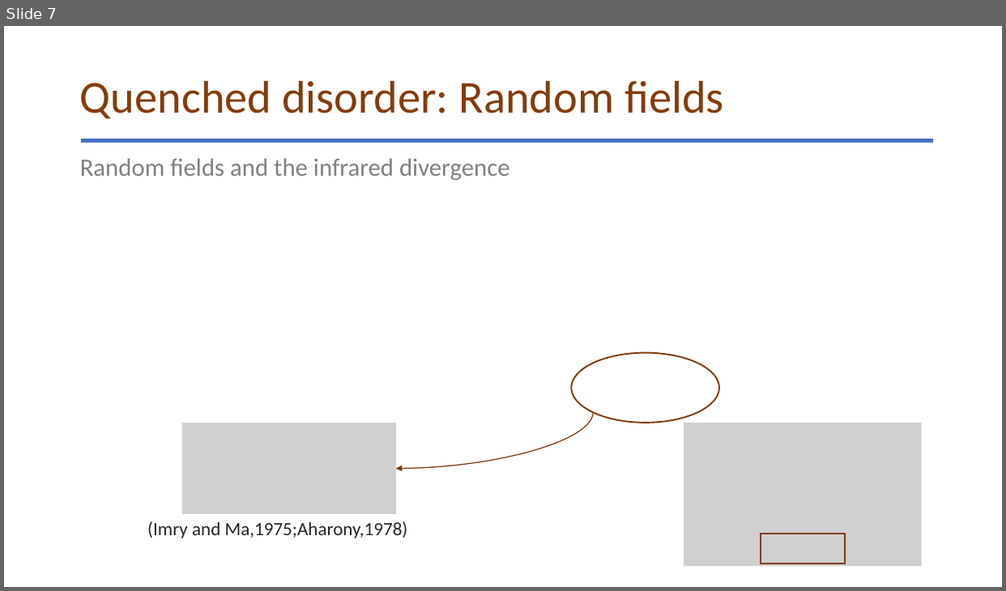
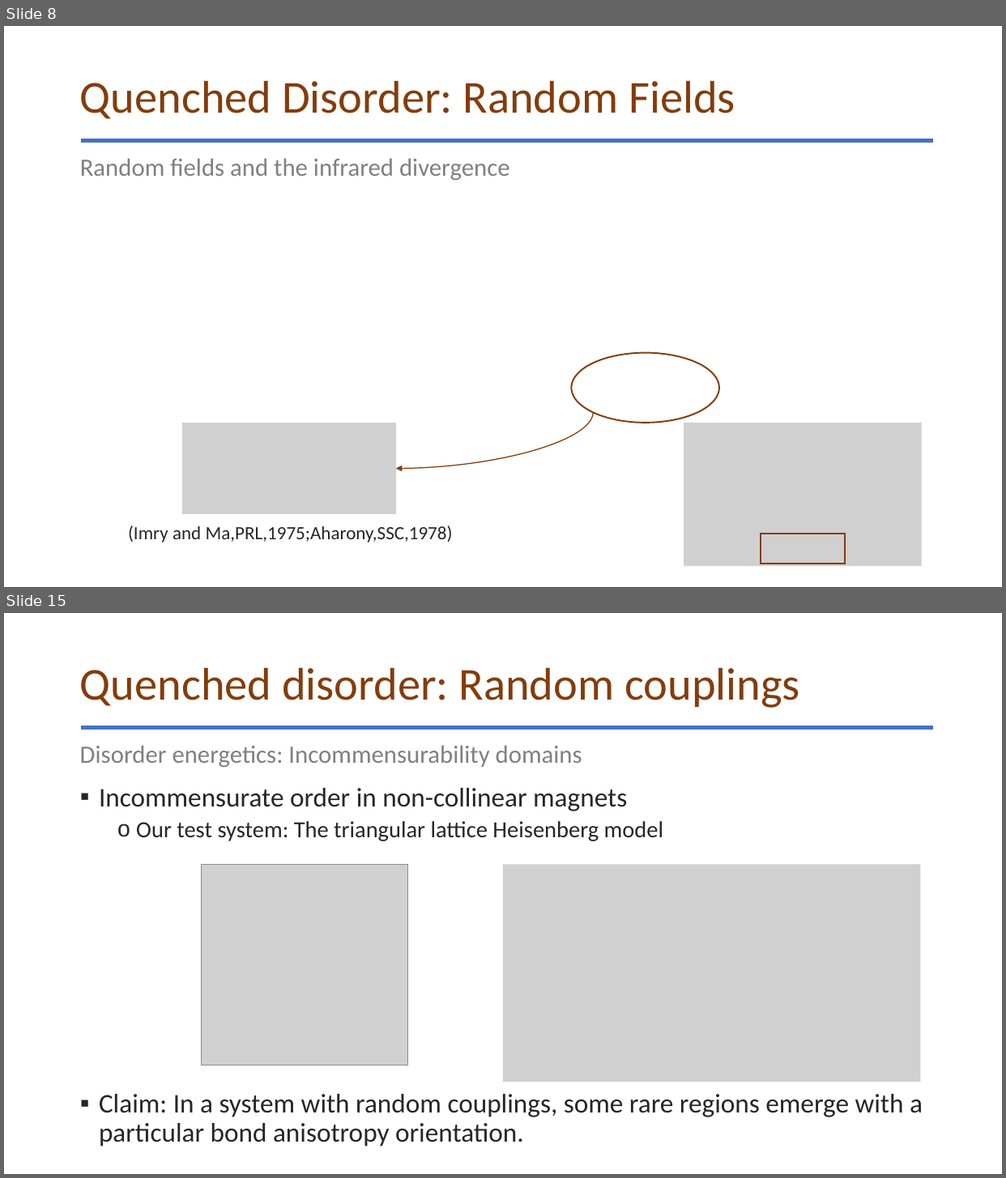
Before and after one commit to glacieant/disordered_triangular_swt, a slide deck: talk/disordered_non-collinear_magnet.pptx. Shown one above the other, each under a label of ours: slide 7 before the commit, slides 8 and 15 after it; the slides between them are not shown. The pictures are 1006x591 and 1006x1178 pixels, drawn with LibreOffice and Linux fonts; fonts in the diff are those of the drawing; grey boxes stand for pictures. Boxes give left, top, right and bottom in pixels: in the first picture for what was removed or moved away, otherwise in the second. Text is boxed around its words. In the diff, an @@ line names an element or a change of style, - is before the commit and + after.

```diff
--- a/talk/disordered_non-collinear_magnet.pptx
+++ b/talk/disordered_non-collinear_magnet.pptx
@@ slide 15 added at [4,613,1002,1174], background #FFFFFF @@
@@ title added at [80,667,800,708], 44 pt, text #843C0B @@
+Quenched disorder: Random couplings
@@ line added from (81, 727) to (934, 727), #4472C4 4.5 pt @@
@@ text added at [80,745,582,767], 24 pt, text #808080 @@
+Disorder energetics: Incommensurability domains
@@ text added at [99,788,923,1147], 25.9 pt, text #262626 @@
+▪ Incommensurate order in non-collinear magnets
+  o Our test system: The triangular lattice Heisenberg model
+▪ Claim: In a system with random couplings, some rare regions emerge with a particular bond anisotropy orientation.
@@ picture added at [202,865,408,1065] @@
@@ picture added at [503,865,921,1082] @@
@@ what was slide 7 is now slide 8 @@
@@ slide 8 changed as well @@
@@ title at [80,80,735,119]: text changed @@
-Quenched disorder: Random fields
+Quenched Disorder: Random Fields
@@ text at [128,526,453,543]: text changed @@
-(Imry and Ma,1975;Aharony,1978)
+(Imry and Ma,PRL,1975;Aharony,SSC,1978)
```
Also in this commit, not shown: 7 other slides changed, 11 other slides added, 13 other files.
